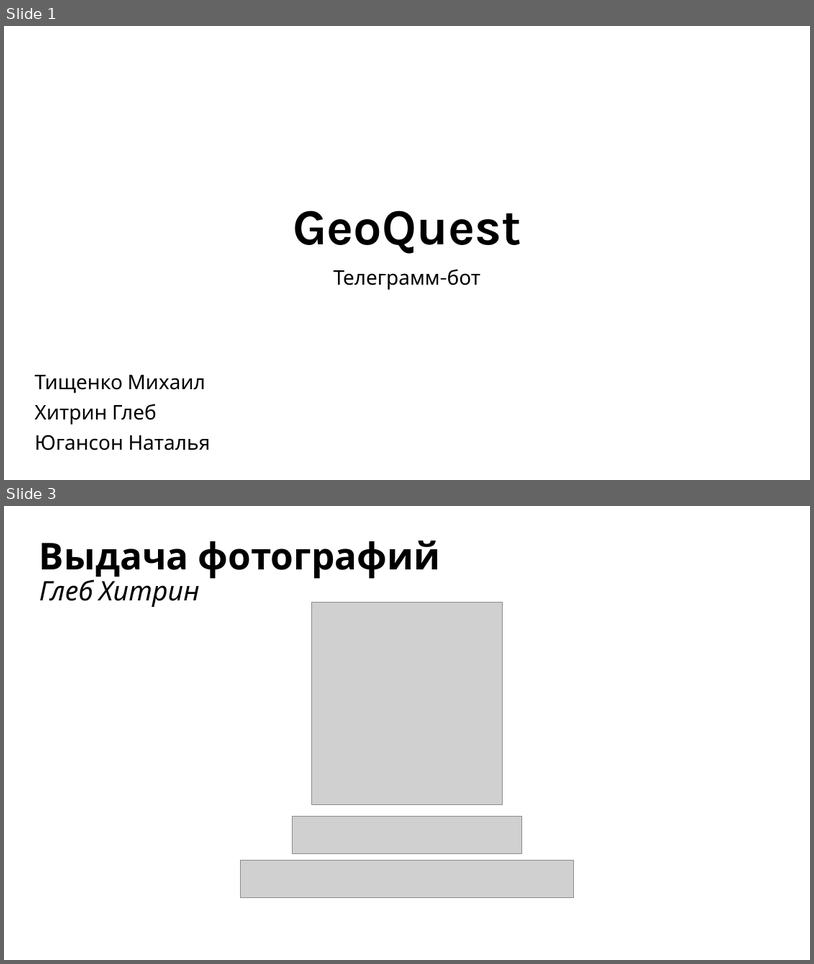
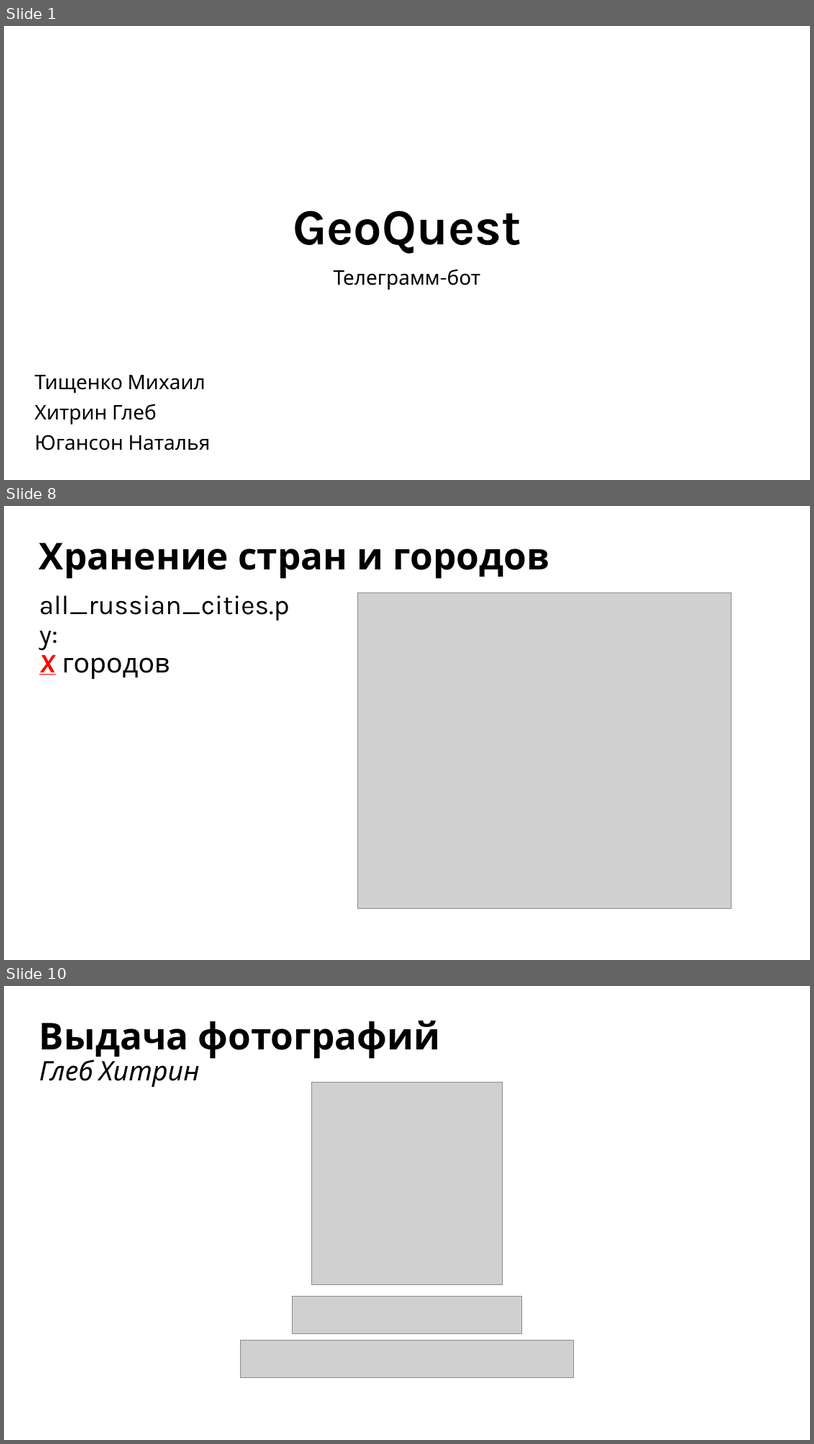
Before and after one commit to yugansonchik/GeoQuest, a slide deck: Презентация GeoQuest.pptx. Shown one above the other, each under a label of ours: slides 1 and 3 before the commit, slides 1, 8 and 10 after it; the slides between them are not shown. The pictures are 814x964 and 814x1444 pixels, drawn with LibreOffice and Linux fonts; fonts in the diff are those of the drawing; grey boxes stand for pictures. Boxes give left, top, right and bottom in pixels: in the first picture for what was removed or moved away, otherwise in the second. Text is boxed around its words. In the diff, an @@ line names an element or a change of style, - is before the commit and + after.

```diff
--- a/Презентация GeoQuest.pptx
+++ b/Презентация GeoQuest.pptx
@@ slide 8 added at (4, 506, 810, 960), background #FFFFFF @@
@@ title added at (39, 543, 550, 579), 44 pt, text #000000, bold @@
+Хранение стран и городов
@@ text added at (39, 595, 290, 679), 32 pt, text #000000 @@
+all_russian_cities.py:
+X городов
@@ picture added at (358, 592, 732, 908) @@
@@ what was slide 3 is now slide 10 @@
```
Also in this commit, not shown: 10 slides changed, 11 other slides added.
